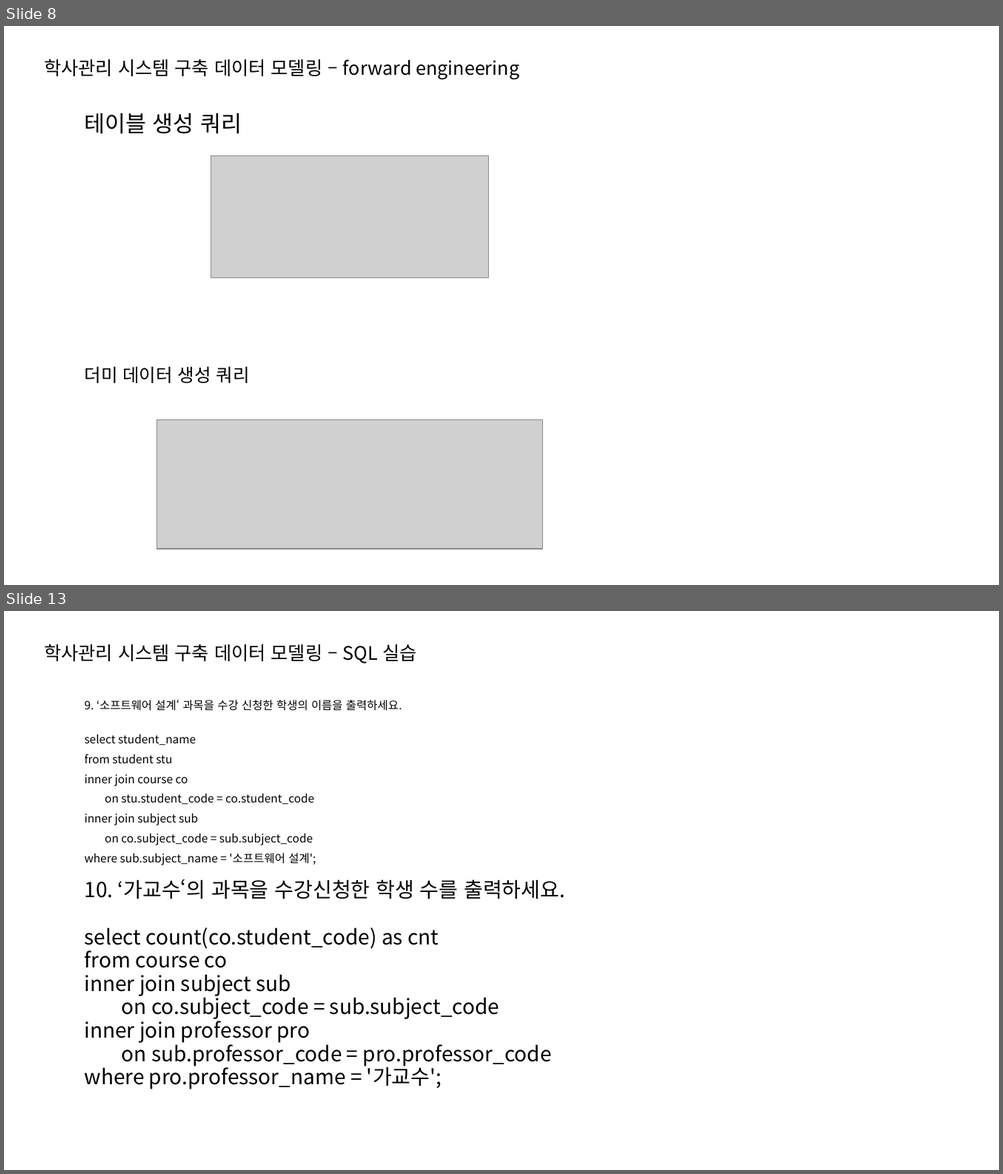
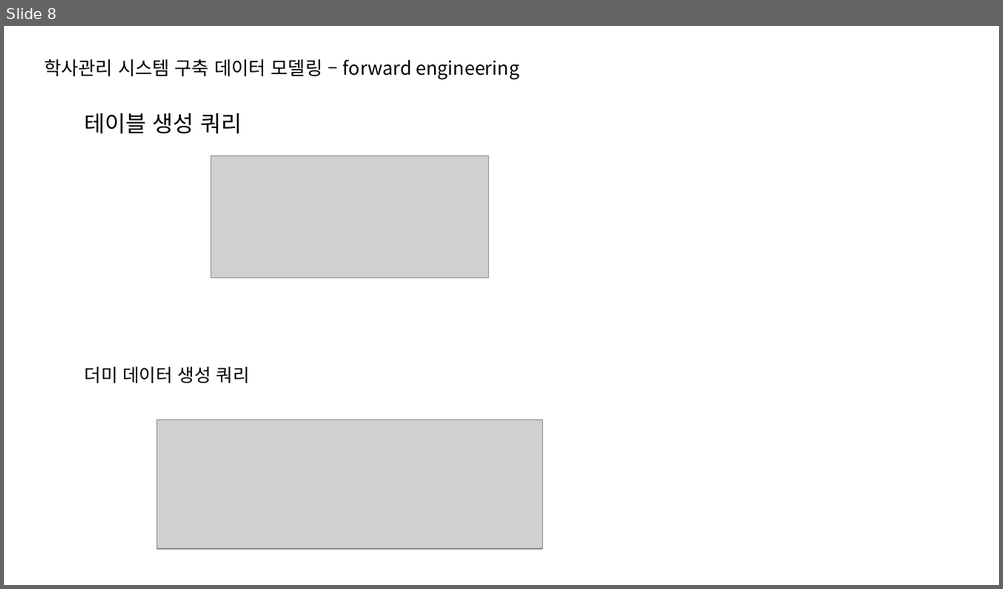
Before and after one commit to intrager/erd-practice, a slide deck: e-commerce/commerce.pptx. Shown one above the other, each under a label of ours: slides 8 and 13 before the commit, slide 8 after it; the slides between them are not shown. The pictures are 1003x1174 and 1003x589 pixels, drawn with LibreOffice and Linux fonts; fonts in the diff are those of the drawing; grey boxes stand for pictures. Boxes give left, top, right and bottom in pixels: in the first picture for what was removed or moved away, otherwise in the second. Text is boxed around its words. In the diff, an @@ line names an element or a change of style, - is before the commit and + after.

```diff
--- a/e-commerce/commerce.pptx
+++ b/e-commerce/commerce.pptx
@@ slide 13 removed at box(4, 611, 999, 1170), background #FFFFFF @@
@@ text removed at box(44, 644, 416, 664) @@
-학사관리 시스템 구축 데이터 모델링 – SQL 실습
@@ text removed at box(85, 699, 402, 866) @@
-9. ‘소프트웨어 설계‘ 과목을 수강 신청한 학생의 이름을 출력하세요.
-select student_name
-from student stu
-inner join course co
-on stu.student_code = co.student_code
-inner join subject sub
-on co.subject_code = sub.subject_code
-where sub.subject_name = '소프트웨어 설계';
@@ text removed at box(85, 880, 565, 1090) @@
-10. ‘가교수‘의 과목을 수강신청한 학생 수를 출력하세요.
-select count(co.student_code) as cnt
-from course co
-inner join subject sub
-on co.subject_code = sub.subject_code
-inner join professor pro
-on sub.professor_code = pro.professor_code
-where pro.professor_name = '가교수';
```
Also in this commit, not shown: 6 slides changed, 6 slides added, 6 other slides removed.
